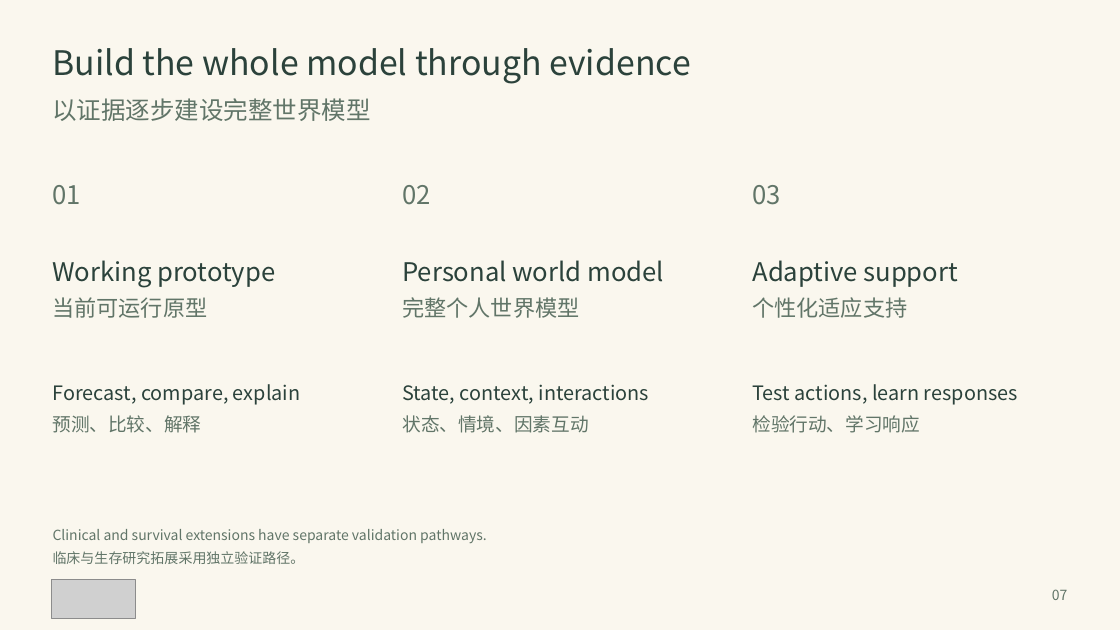
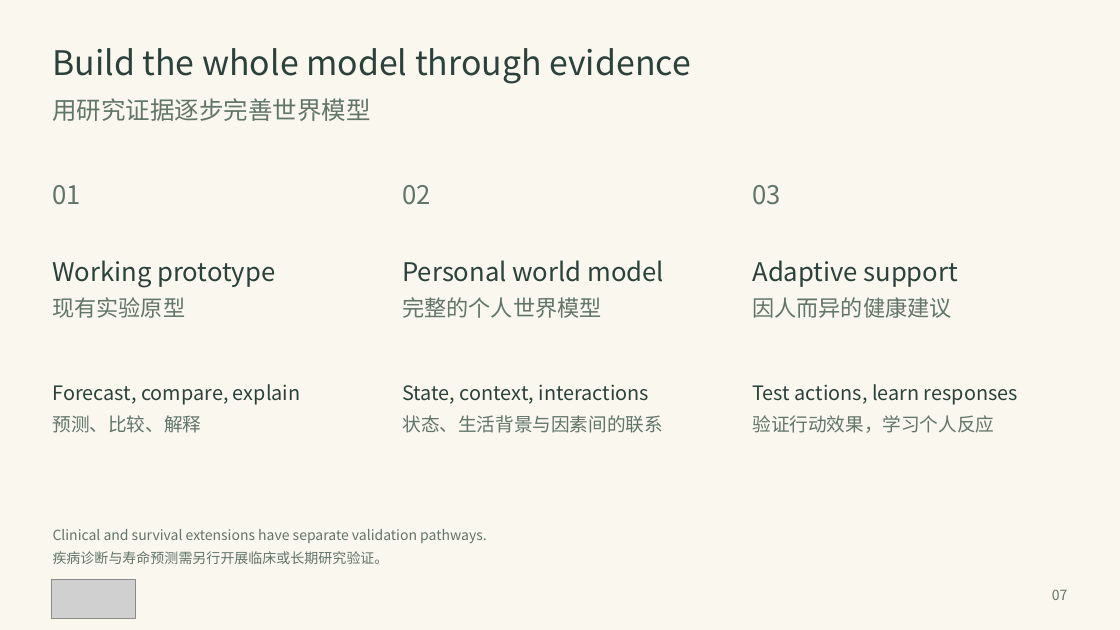
Before and after one commit to DiamondCao1996/mond-phone-preview, a slide deck: slide 7 of docs/demo/MOND_Adaptive_System_EN_ZH.pptx. Drawn at 1120x630 pixels with LibreOffice and Linux fonts; fonts in the diff are those of the drawing; grey boxes stand for pictures. Boxes give left, top, right and bottom in pixels: in the first picture for what was removed or moved away, otherwise in the second. Text is boxed around its words. In the diff, an @@ line names an element or a change of style, - is before the commit and + after.

Commit message:
Polish Chinese presentation wording and clarify menstrual-cycle terminology

```diff
--- a/docs/demo/MOND_Adaptive_System_EN_ZH.pptx
+++ b/docs/demo/MOND_Adaptive_System_EN_ZH.pptx
@@ text at (x1=52, y1=98, x2=371, y2=121): text changed @@
-以证据逐步建设完整世界模型
+用研究证据逐步完善世界模型
@@ text at (x1=52, y1=297, x2=185, y2=318): text changed @@
-当前可运行原型
+现有实验原型
@@ text at (x1=402, y1=297, x2=601, y2=318): text changed @@
-完整个人世界模型
+完整的个人世界模型
@@ text at (x1=752, y1=297, x2=951, y2=318): text changed @@
-个性化适应支持
+因人而异的健康建议
@@ text at (x1=402, y1=415, x2=663, y2=433): text changed @@
-状态、情境、因素互动
+状态、生活背景与因素间的联系
@@ text at (x1=752, y1=415, x2=994, y2=433): text changed @@
-检验行动、学习响应
+验证行动效果，学习个人反应
@@ text at (x1=53, y1=551, x2=389, y2=564): text changed @@
-临床与生存研究拓展采用独立验证路径。
+疾病诊断与寿命预测需另行开展临床或长期研究验证。
```
Also in this commit, not shown: 6 other slides changed, 3 other files.
